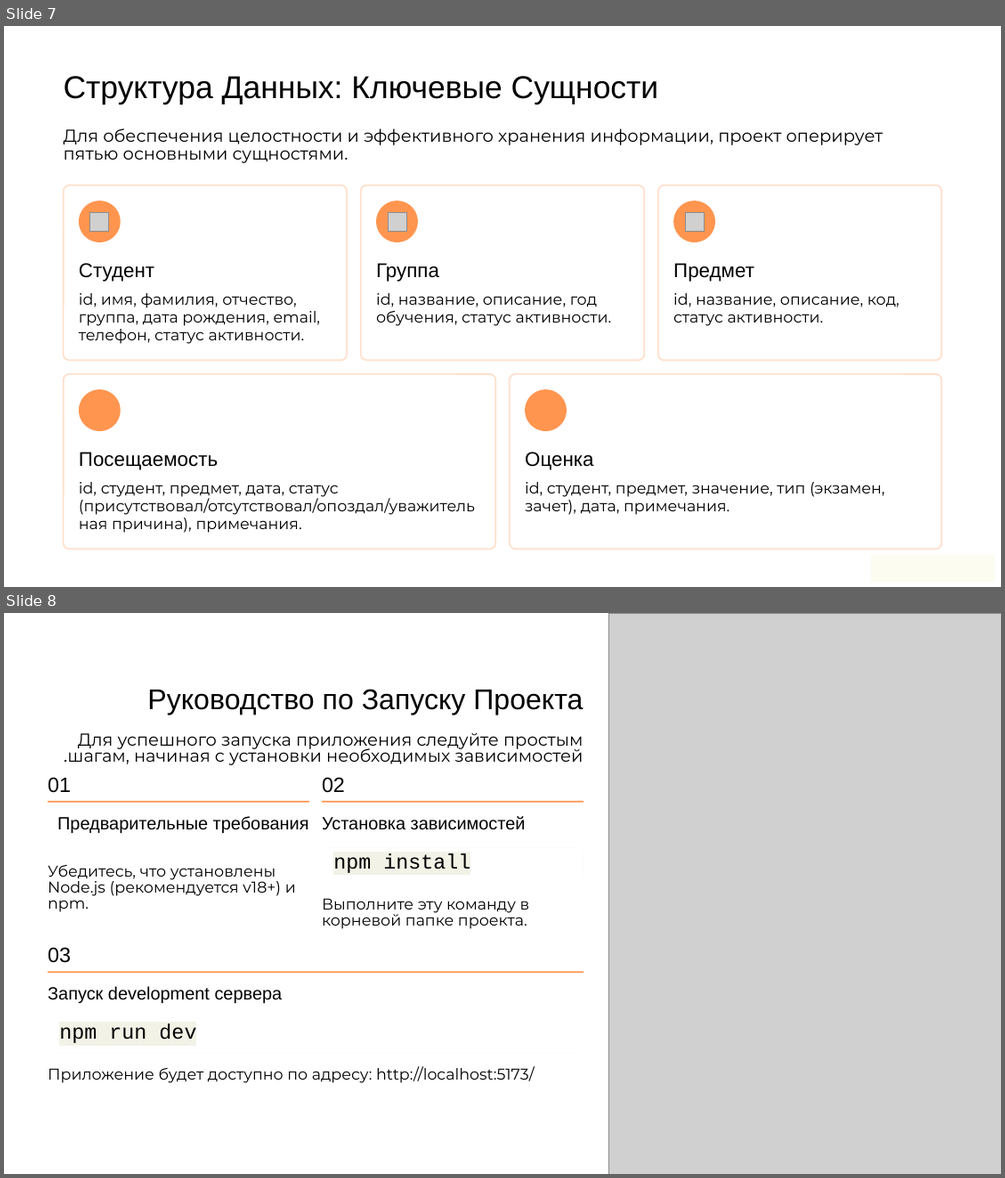
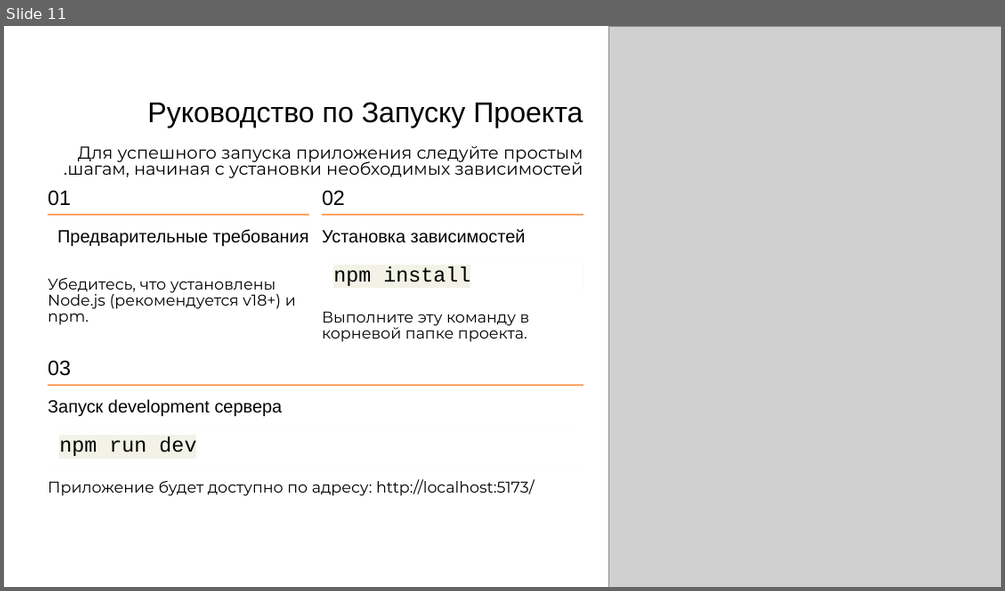
Before and after one commit to tiodio324/ClassSchedule-13, a slide deck: 492 ВКР Смирнов Никита.pptx. Shown one above the other, each under a label of ours: slides 7 and 8 before the commit, slide 11 after it. The pictures are 1005x1178 and 1005x591 pixels, drawn with LibreOffice and Linux fonts; fonts in the diff are those of the drawing; grey boxes stand for pictures. Boxes give left, top, right and bottom in pixels: in the first picture for what was removed or moved away, otherwise in the second. Text is boxed around its words. In the diff, an @@ line names an element or a change of style, - is before the commit and + after.

```diff
--- a/492 ВКР Смирнов Никита.pptx
+++ b/492 ВКР Смирнов Никита.pptx
@@ slide 7 removed at box(4, 26, 1001, 587), background #FFFFFF @@
@@ text removed at box(64, 76, 659, 105) @@
-Структура Данных: Ключевые Сущности
@@ text removed at box(64, 128, 883, 163) @@
-Для обеспечения целостности и эффективного хранения информации, проект оперирует пятью основными сущностями.
@@ rounded rectangle removed at box(63, 184, 347, 360) @@
@@ rounded rectangle removed at box(360, 184, 644, 360) @@
@@ rounded rectangle removed at box(658, 184, 942, 360) @@
@@ rounded rectangle removed at box(79, 200, 121, 242) @@
@@ picture removed at box(90, 212, 109, 231) @@
@@ rounded rectangle removed at box(376, 200, 418, 242) @@
@@ picture removed at box(388, 212, 406, 231) @@
@@ rounded rectangle removed at box(673, 200, 715, 242) @@
@@ picture removed at box(685, 212, 704, 231) @@
@@ text removed at box(79, 263, 154, 281) @@
-Студент
@@ text removed at box(376, 263, 439, 281) @@
-Группа
@@ text removed at box(673, 263, 754, 281) @@
-Предмет
@@ text removed at box(79, 293, 321, 344) @@
-id, имя, фамилия, отчество, группа, дата рождения, email, телефон, статус активности.
@@ text removed at box(376, 293, 612, 326) @@
-id, название, описание, год обучения, статус активности.
@@ text removed at box(673, 293, 899, 326) @@
-id, название, описание, код, статус активности.
@@ rounded rectangle removed at box(63, 374, 495, 548) @@
@@ rounded rectangle removed at box(79, 389, 121, 431) @@
@@ rounded rectangle removed at box(510, 374, 942, 548) @@
@@ rounded rectangle removed at box(525, 389, 566, 431) @@
@@ text removed at box(79, 451, 218, 470) @@
-Посещаемость
@@ text removed at box(525, 451, 593, 470) @@
-Оценка
@@ text removed at box(79, 482, 475, 532) @@
-id, студент, предмет, дата, статус (присутствовал/отсутствовал/опоздал/уважительная причина), примечания.
@@ text removed at box(525, 482, 885, 515) @@
-id, студент, предмет, значение, тип (экзамен, зачет), дата, примечания.
@@ rectangle removed at box(871, 555, 995, 581) @@
@@ what was slide 8 is now slide 11 @@
```
Also in this commit, not shown: 7 slides changed, 4 slides added, 1 other slide removed, 1 other file.
